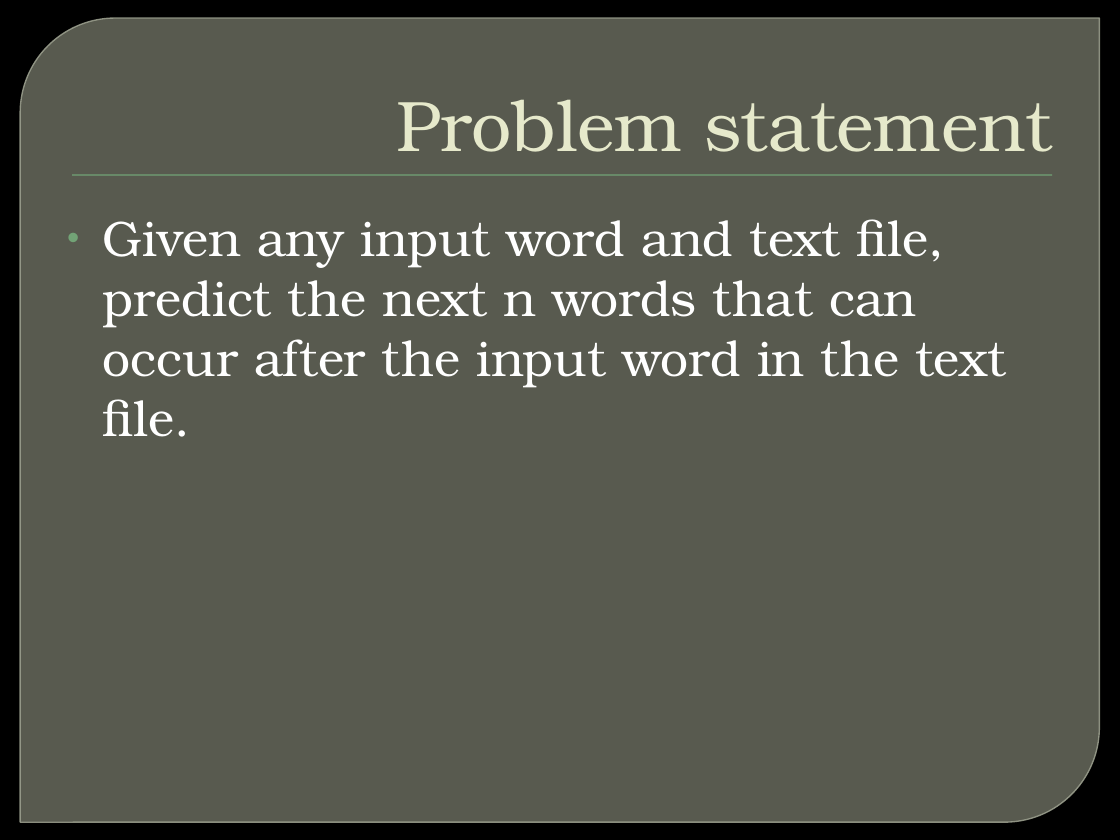
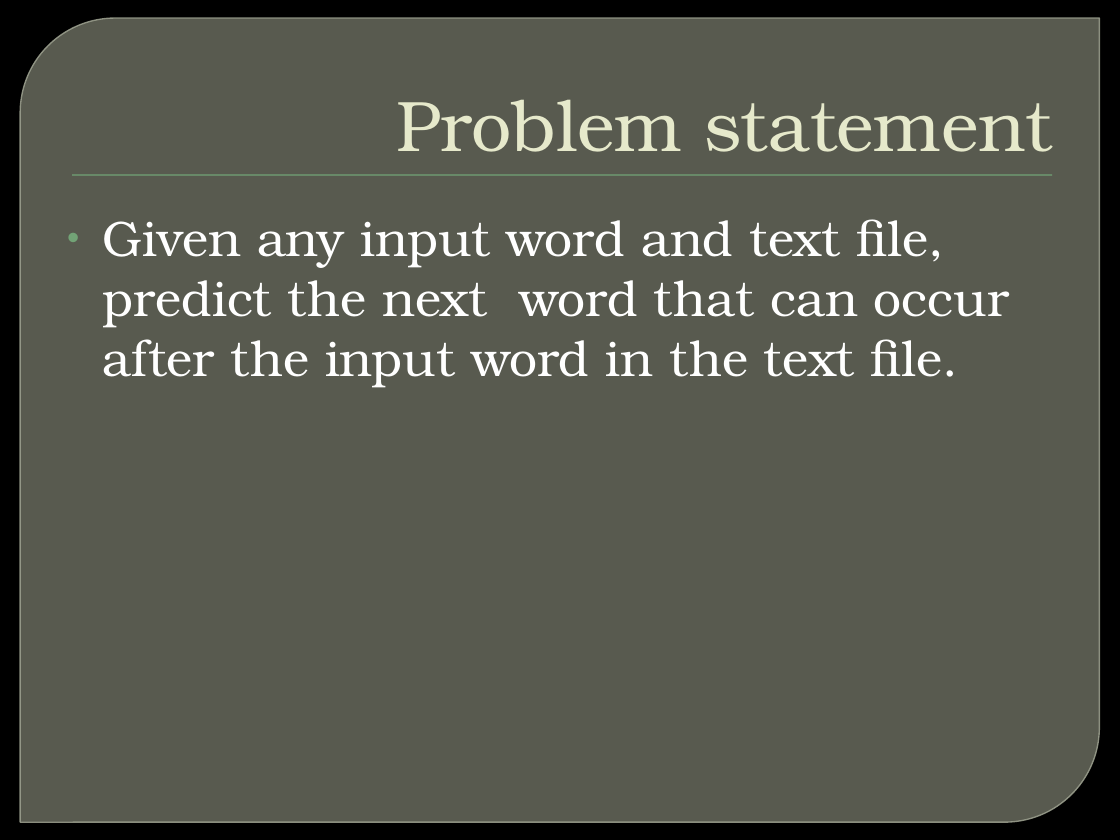
Before and after one commit to Nirmal235/Next-word-Prediction, a slide deck: slide 3 of NEXT WORD PREDICTON.pptx. Drawn at 1120x840 pixels with LibreOffice and Linux fonts; fonts in the diff are those of the drawing; background and template pictures are left out. Boxes give left, top, right and bottom in pixels: in the first picture for what was removed or moved away, otherwise in the second. Text is boxed around its words. In the diff, an @@ line names an element or a change of style, - is before the commit and + after.

```diff
--- a/NEXT WORD PREDICTON.pptx
+++ b/NEXT WORD PREDICTON.pptx
@@ text at (103,219,1009,388): text changed @@
-• Given any input word and text file, predict the next n words that can occur after the input word in the text file.
+• Given any input word and text file, predict the next word that can occur after the input word in the text file.
```
Also in this commit, not shown: 4 slides added, 2 slides removed, 1 other file.
